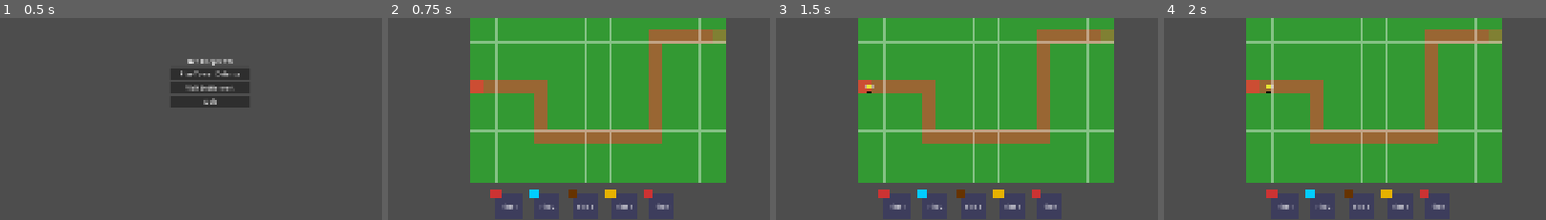
Above: before the commit, frames 1-4 (left to right).
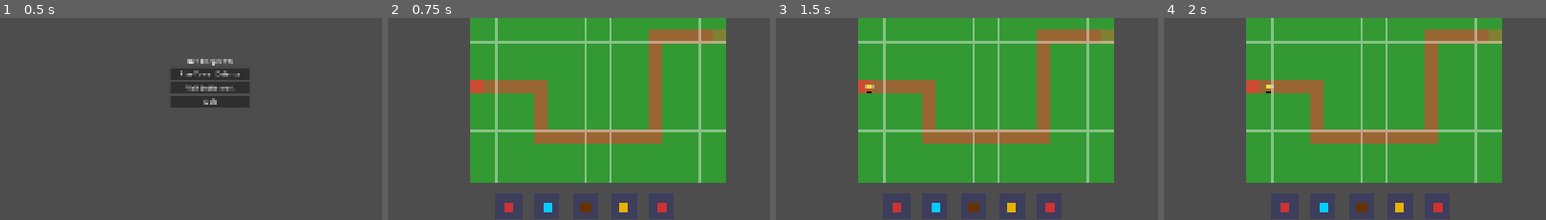
Above: after the commit, the same moments.

Repository: yagrima/bee-keeper-td
Game: Godot game, scene res://scenes/main/Main.tscn
Same seed, same stepped clock (60 frames per second), same inputs: the game is played once before the commit and once after it.
Inputs:
- Up to frame 1 (0.5 s): no input
- Up to frame 2 (0.75 s): click "Play Tower Defense" at 0.5 s
- Up to frame 3 (1.5 s): click "Start Wave (Space)" at 1.25 s
- Up to frame 4 (2 s): no input
The pictures show only the part of the screen within x 22-72%, y 30-80%; the shares and areas given below are measured in that part.

Frame 1 is identical in both runs. In frame 2, 1.2% of the frame differs, in the area x 26-74%, y 84-97%; in frame 3, 1.2%; in frame 4, 1.2%.

Commit message:
Center towers in metaprogression fields and remove field labels

Diff:
--- a/scripts/TowerDefense.gd
+++ b/scripts/TowerDefense.gd
@@ -1743,8 +1743,8 @@
 	# Create border for the field
 	create_field_border(field_background, world_pos)
 
-	# Create field label
-	create_field_label(field_background, world_pos, field_number)
+	# Don't create field label - keeping fields clean
+	# create_field_label(field_background, world_pos, field_number)
 
 	print("Metaprogression field %d created at %s (empty)" % [field_number, world_pos])
 
@@ -1773,11 +1773,15 @@
 		var field_pos = Vector2(field_x, row_y)
 		var world_pos = Vector2(field_pos.x * 32, field_pos.y * 32) + map_offset
 
-		# Create tower in field
-		var tower = create_metaprogression_tower(random_tower_type, world_pos, i + 1)
+		# Center the tower in the 2x2 field (64x64 pixels)
+		# Add 32 pixels to center it in the field
+		var centered_tower_pos = world_pos + Vector2(32, 32)
+
+		# Create tower in field (centered)
+		var tower = create_metaprogression_tower(random_tower_type, centered_tower_pos, i + 1)
 		if tower:
 			metaprogression_towers.append(tower)
-			print("Field %d: Assigned %s tower" % [i + 1, random_tower_type])
+			print("Field %d: Assigned %s tower at centered position %s" % [i + 1, random_tower_type, centered_tower_pos])
 
 	print("Random tower assignment complete!")
 
